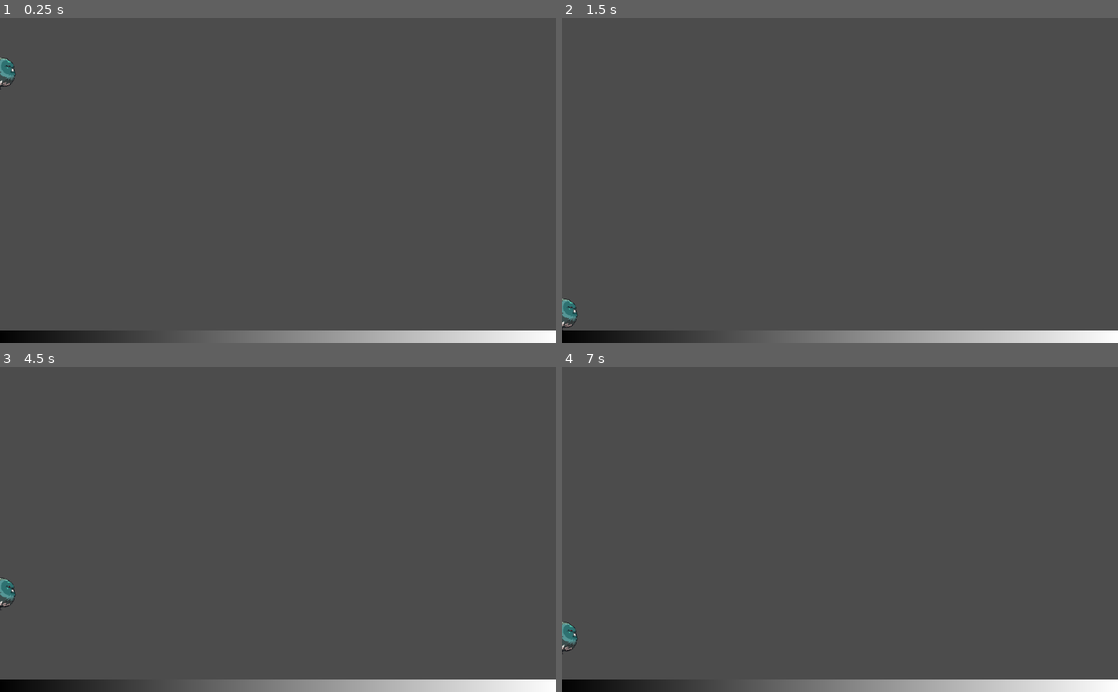
Above: before the commit, frames 1-4 (two rows, left to right).
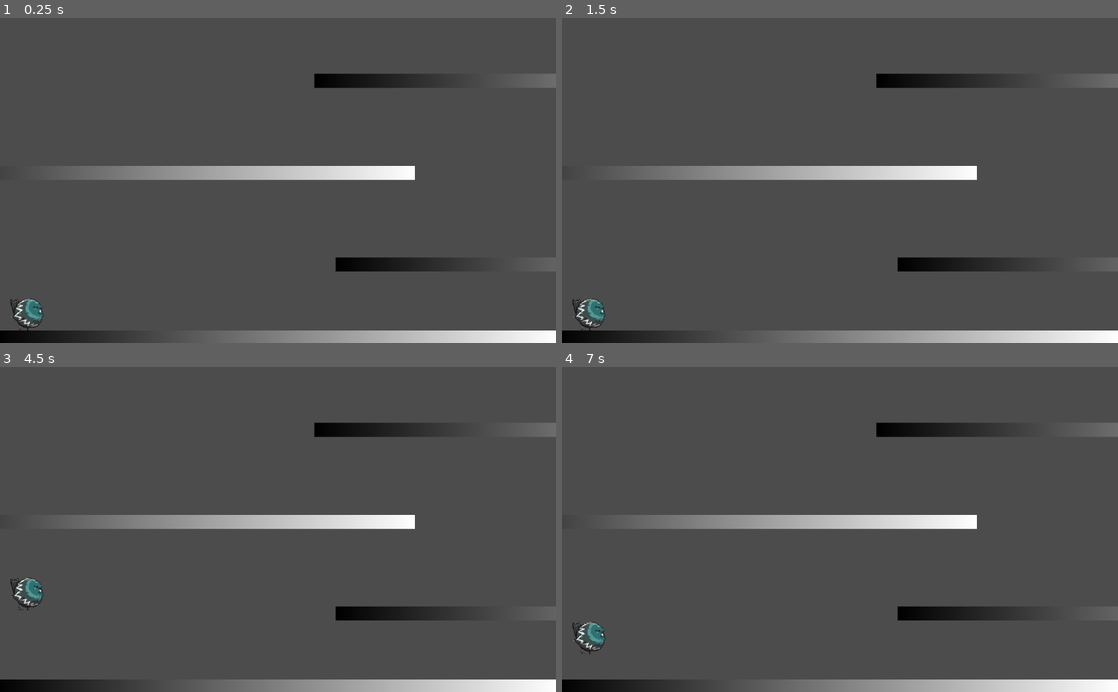
Above: after the commit, the same moments.

Repository: ZaneFadul/Duelality
Game: Godot game, scene res://scenes/Main.tscn
Two runs of this game, one before a commit and one after it. Both use one fixed random seed, a clock stepped at 60 frames per second and the inputs below.
Inputs:
- Up to frame 1 (0.25 s): no input
- Up to frame 2 (1.5 s): tap Enter at 1.25 s
- Up to frame 3 (4.5 s): tap Space at 2, 4.25 s; tap Enter at 3.5 s
- Up to frame 4 (7 s): tap Enter at 5.75 s; tap Space at 6.5 s

The runs differ from the first frame. In frame 1, 5.0% of the frame differs, in the area x 0-100%, y 12-97%; in frame 2, 5.0%; in frame 3, 5.0%; in frame 4, 5.0%.

Commit message:
added pivotspeed, maxspeed, airdriftspeed

Diff:
--- a/scenes/Main.tscn
+++ b/scenes/Main.tscn
@@ -6,5 +6,15 @@
 [node name="Main" type="Node"]
 
 [node name="KinematicBody2D" parent="." instance=ExtResource( 1 )]
+position = Vector2( 51, 491 )
 
 [node name="StaticBody2D" parent="." instance=ExtResource( 2 )]
+
+[node name="StaticBody2D2" parent="." instance=ExtResource( 2 )]
+position = Vector2( 628, -135 )
+
+[node name="StaticBody2D3" parent="." instance=ExtResource( 2 )]
+position = Vector2( -264, -304 )
+
+[node name="StaticBody2D4" parent="." instance=ExtResource( 2 )]
+position = Vector2( 589, -474 )
--- a/scenes/PlayerController.tscn
+++ b/scenes/PlayerController.tscn
@@ -7,11 +7,12 @@
 
 const UP_DIRECTION = Vector2.UP
 
-export var speed := 600.0
+export var speed := 50
+export var top_speed := 500
 
-export var jump_strength := 1500.0
-export var maximum_jumps := 1
-export var double_jump_strength := 1200.0
+export var jump_strength := 1000.0
+export var maximum_jumps := 2
+export var double_jump_strength := 800.0
 export var gravity := 4500.0
 
 var _jumps_made := 0
@@ -22,12 +23,43 @@
 onready var _start_scale: Vector2 = _pivot.scale
 
 func _physics_process(delta: float) -> void:
-	var _horizontal_direction = (
-		Input.get_action_strength(\"move_right\")
-		- Input.get_action_strength(\"move_left\")
-	)
+	if Input.is_action_pressed(\"move_left\"):
 
-	_velocity.x = _horizontal_direction * speed
+		#Max Speed Limitation
+		if _velocity.x > -top_speed:
+
+			#Pivot
+			if _velocity.x > 0:
+				_velocity.x -= speed * 2
+
+			#Grounded Speed
+			if is_on_floor():
+				_velocity.x -= speed
+
+			#Airdrift Speed
+			else:
+				_velocity.x -= speed *.8
+
+	elif Input.is_action_pressed(\"move_right\"):
+
+		#Max Speed Limiation
+		if _velocity.x < top_speed:
+
+			#Pivot
+			if _velocity.x < 0:
+				_velocity.x += speed * 2
+
+			#Grounded Speed
+			if is_on_floor():
+				_velocity.x += speed
+
+			#Airdrift Speed
+			else:
+				_velocity.x += speed *.8
+
+	else:
+		_velocity.x = lerp(_velocity.x,0,.8)
+
 	_velocity.y += gravity * delta
 
 	#movement conditions
@@ -38,11 +70,14 @@
 	var is_idling := is_on_floor() and is_zero_approx(_velocity.x)
 	var is_running := is_on_floor() and not is_zero_approx(_velocity.x)
 
+	#Jumping
 	if is_jumping:
 		_jumps_made += 1
 		_velocity.y = -jump_strength
+		_velocity.x *= .6
 	elif is_double_jumping:
 		_jumps_made += 1
+		_velocity.x *= .4
 		if _jumps_made <= maximum_jumps:
 			_velocity.y = -double_jump_strength
 	elif is_jump_cancelled:
@@ -50,6 +85,7 @@
 	elif is_idling or is_running:
 		_jumps_made = 0
 
+	#Horizontal Movement
 	_velocity = move_and_slide(_velocity, UP_DIRECTION)
 
 	if not is_zero_approx(_velocity.x):
@@ -70,7 +106,6 @@
 
 [node name="KinematicBody2D" type="KinematicBody2D"]
 script = SubResource( 2 )
-speed = 500.0
 jump_strength = 1250.0
 gravity = 3000.0
 
